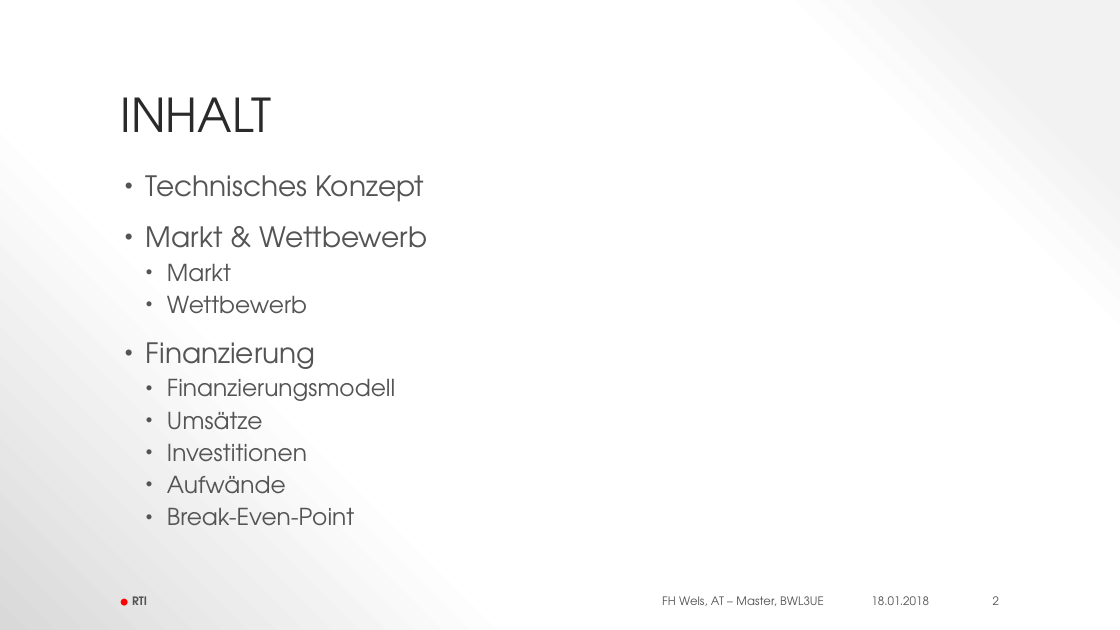
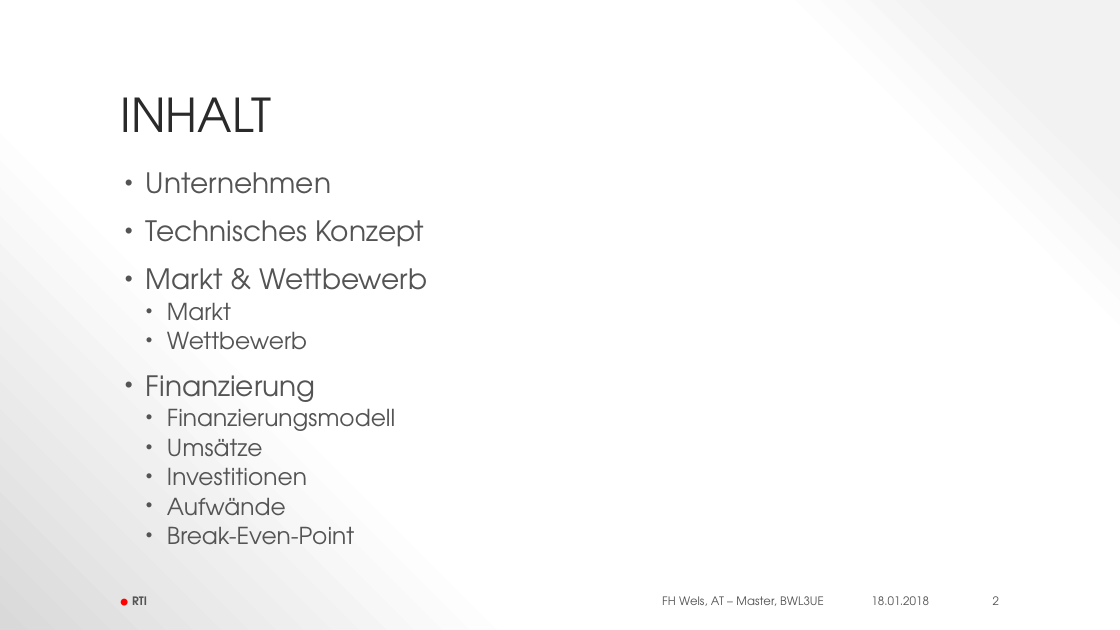
Before and after one commit to thunderbug1/BWL, a slide deck: slide 2 of Präsentation/RTI_Businessplan.pptx. Drawn at 1120x630 pixels with LibreOffice and Linux fonts; fonts in the diff are those of the drawing; background and template pictures are left out. Boxes give left, top, right and bottom in pixels: in the first picture for what was removed or moved away, otherwise in the second. Text is boxed around its words. In the diff, an @@ line names an element or a change of style, - is before the commit and + after.

Commit message:
Update Präsentation

```diff
--- a/Präsentation/RTI_Businessplan.pptx
+++ b/Präsentation/RTI_Businessplan.pptx
@@ text at bbox=[146, 172, 331, 194]: paragraph added @@
+• Unternehmen
@@ text at bbox=[146, 220, 428, 545]: line spacing 0.9 to 0.8 @@
```
Also in this commit, not shown: 3 other slides changed, 2 slides added.
